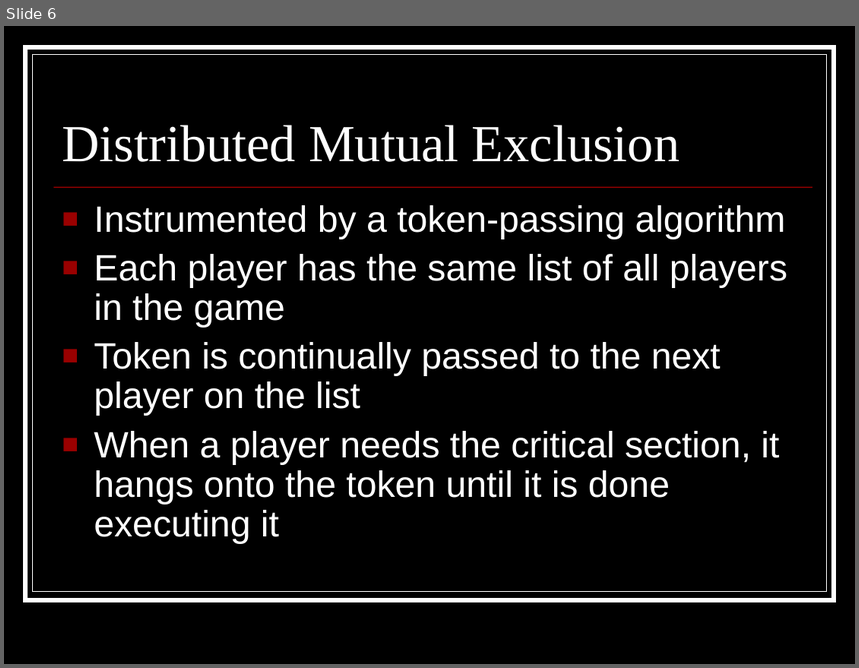
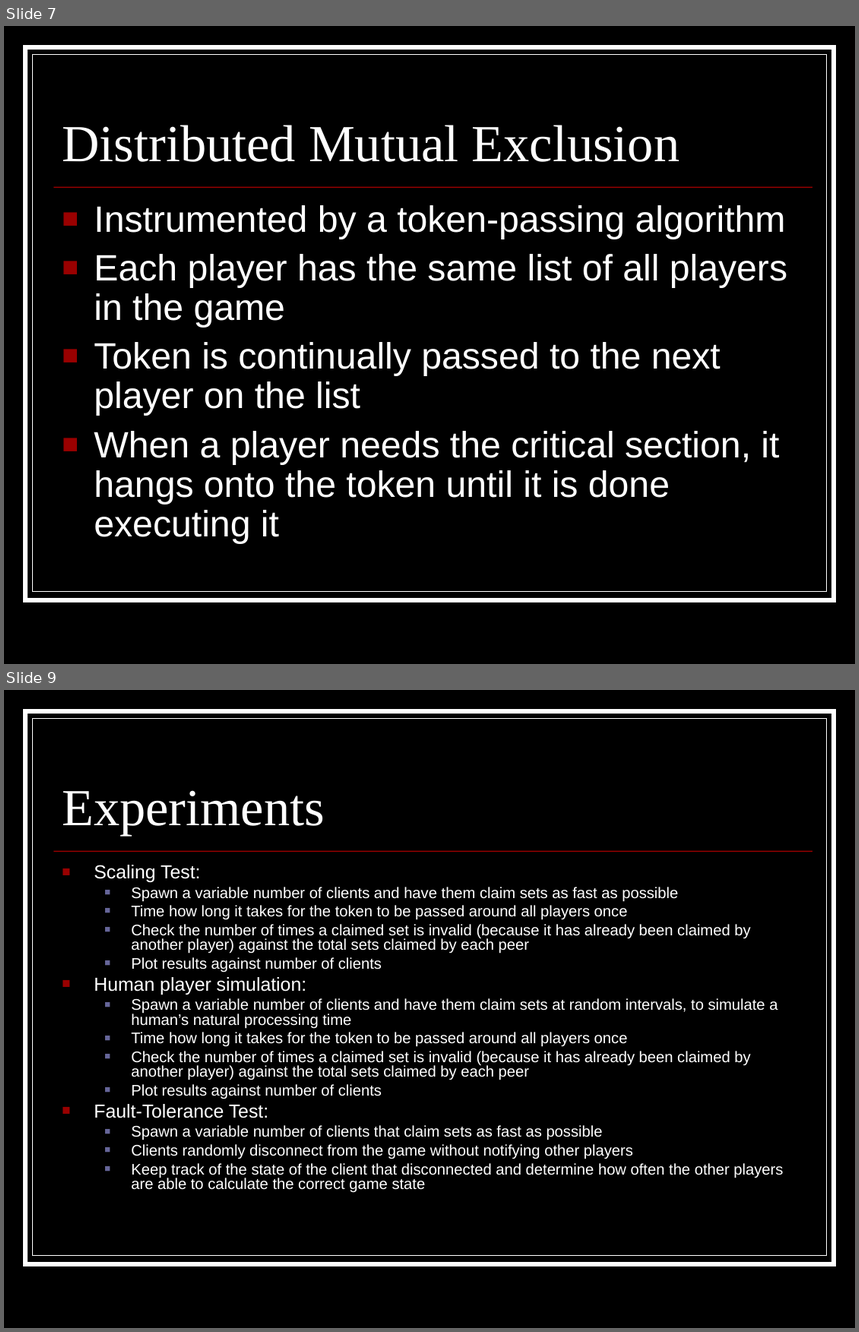
Before and after one commit to appleguru/p2pset, a slide deck: Other Documents/Final Presentation.ppt. Shown one above the other, each under a label of ours: slide 6 before the commit, slides 7 and 9 after it; the slides between them are not shown. The pictures are 859x668 and 859x1332 pixels, drawn with LibreOffice and Linux fonts; fonts in the diff are those of the drawing. Boxes give left, top, right and bottom in pixels: in the first picture for what was removed or moved away, otherwise in the second. Text is boxed around its words. In the diff, an @@ line names an element or a change of style, - is before the commit and + after.

```diff
--- a/Other Documents/Final Presentation.ppt
+++ b/Other Documents/Final Presentation.ppt
@@ slide 9 added at (4, 690, 855, 1328), background #000000; not listed: 3 template elements that a slide beside it also shows @@
@@ title added at (62, 790, 325, 836), 44 pt, text #FFFFFF @@
+Experiments
@@ text added at (94, 865, 783, 1193), 13 pt, text #FFFFFF @@
+■ Scaling Test:
+  ■ Spawn a variable number of clients and have them claim sets as fast as possible
+  ■ Time how long it takes for the token to be passed around all players once
+  ■ Check the number of times a claimed set is invalid (because it has already been claimed by another player) against the total sets claimed by each peer
+  ■ Plot results against number of clients
+■ Human player simulation:
+  ■ Spawn a variable number of clients and have them claim sets at random intervals, to simulate a human’s natural processing time
+  ■ Time how long it takes for the token to be passed around all players once
+  ■ Check the number of times a claimed set is invalid (because it has already been claimed by another player) against the total sets claimed by each peer
+  ■ Plot results against number of clients
+■ Fault-Tolerance Test:
+  ■ Spawn a variable number of clients that claim sets as fast as possible
+  ■ Clients randomly disconnect from the game without notifying other players
+  ■ Keep track of the state of the client that disconnected and determine how often the other players are able to calculate the correct game state
@@ what was slide 6 is now slide 7 @@
```
Also in this commit, not shown: 2 slides changed, 1 other slide added.
